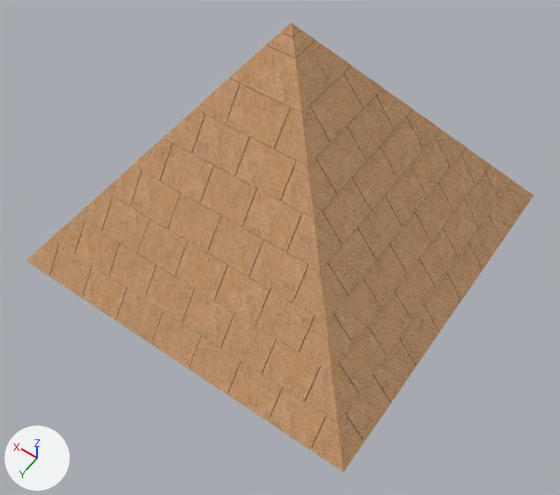
One commit to the Blender file blend-files/Pyramid.blend: the scene before it, then after it.
Before and after are seen from a 50 mm camera at (-8.02, 11.65, 17.14) aimed at (-1.05, 1.88, 1.79). The axes (+X, +Y, +Z) are drawn at lower left. The lights are the same throughout. The picture after the commit comes second.
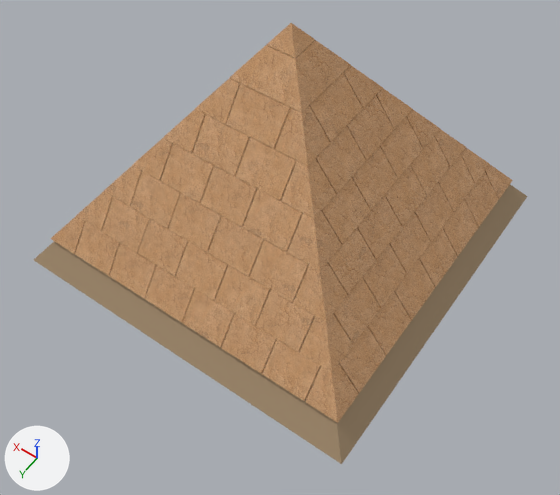
What differs and where, as boxes [x1, y1, x2, y2] in the pictures (560 x 495 px):
'PYR_C01_North_07', hidden (brown): before [268, 388, 327, 450]
'PYR_C01_Corner_04', hidden (brown): before [311, 414, 364, 472]
'PYR_C01_North_06', hidden (brown): before [228, 361, 283, 421]
'PYR_C01_North_05', hidden (brown): before [189, 336, 241, 394]
'PYR_C01_North_04', hidden (brown): before [152, 311, 201, 368]
'PYR_C01_West_01', hidden (brown): before [345, 375, 391, 441]
'PYR_C01_North_03', hidden (brown): before [116, 288, 163, 344]
'PYR_C01_West_02', hidden (brown): before [373, 339, 416, 403]
'PYR_C01_North_02', hidden (brown): before [82, 266, 127, 320]
'PYR_C01_North_01', hidden (brown): before [49, 245, 92, 298]
'PYR_C01_West_03', hidden (brown): before [399, 304, 440, 366]
'PYR_C01_West_04', hidden (brown): before [424, 273, 462, 332]
'PYR_C01_West_05', hidden (brown): before [446, 243, 482, 300]
'PYR_C01_West_06', hidden (brown): before [468, 214, 502, 270]
'PYR_C01_West_07', hidden (brown): before [489, 188, 521, 241]
'PYR_C01_Corner_03', hidden (brown): before [26, 239, 59, 276]
'PYR_C01_Corner_01', hidden (brown): before [508, 181, 534, 214]
'PYR_Joint_Backing', unchanged, uncovered by the edit: after [34, 184, 527, 464]

Diff of the bpy script that builds the scene:
```diff
--- a/blend-files/Pyramid.blend.py
+++ b/blend-files/Pyramid.blend.py
@@ ob_pyr_c01_corner_01 @@
 ob_pyr_c01_corner_01.scale = (1.0, 1.0, 0.981)
+ob_pyr_c01_corner_01.hide_set(True)  # its collection is switched off
@@ ob_pyr_c01_corner_03 @@
 ob_pyr_c01_corner_03.scale = (1.0, 1.0, 0.981)
+ob_pyr_c01_corner_03.hide_set(True)  # its collection is switched off
@@ ob_pyr_c01_corner_04 @@
 ob_pyr_c01_corner_04.scale = (1.0, 1.0, 0.981)
+ob_pyr_c01_corner_04.hide_set(True)  # its collection is switched off
@@ ob_pyr_c01_north_01 @@
 ob_pyr_c01_north_01.scale = (1.0, 1.0, 0.975)
+ob_pyr_c01_north_01.hide_set(True)  # its collection is switched off
@@ ob_pyr_c01_north_02 @@
 ob_pyr_c01_north_02.scale = (1.0, 1.0, 0.976)
+ob_pyr_c01_north_02.hide_set(True)  # its collection is switched off
@@ ob_pyr_c01_north_03 @@
 ob_pyr_c01_north_03.scale = (1.0, 1.0, 0.975)
+ob_pyr_c01_north_03.hide_set(True)  # its collection is switched off
@@ ob_pyr_c01_north_04 @@
 ob_pyr_c01_north_04.scale = (1.01, 1.0, 0.974)
+ob_pyr_c01_north_04.hide_set(True)  # its collection is switched off
@@ ob_pyr_c01_north_05 @@
 ob_pyr_c01_north_05.scale = (1.0, 1.0, 0.975)
+ob_pyr_c01_north_05.hide_set(True)  # its collection is switched off
@@ ob_pyr_c01_north_06 @@
 ob_pyr_c01_north_06.scale = (1.0, 1.0, 0.976)
+ob_pyr_c01_north_06.hide_set(True)  # its collection is switched off
@@ ob_pyr_c01_north_07 @@
 ob_pyr_c01_north_07.scale = (1.0, 1.0, 0.975)
+ob_pyr_c01_north_07.hide_set(True)  # its collection is switched off
@@ ob_pyr_c01_west_01 @@
 ob_pyr_c01_west_01.scale = (1.0, 1.0, 0.976)
+ob_pyr_c01_west_01.hide_set(True)  # its collection is switched off
@@ ob_pyr_c01_west_02 @@
 ob_pyr_c01_west_02.scale = (1.0, 1.0, 0.975)
+ob_pyr_c01_west_02.hide_set(True)  # its collection is switched off
@@ ob_pyr_c01_west_03 @@
 ob_pyr_c01_west_03.scale = (1.01, 1.0, 0.974)
+ob_pyr_c01_west_03.hide_set(True)  # its collection is switched off
@@ ob_pyr_c01_west_04 @@
 ob_pyr_c01_west_04.scale = (1.0, 1.0, 0.975)
+ob_pyr_c01_west_04.hide_set(True)  # its collection is switched off
@@ ob_pyr_c01_west_05 @@
 ob_pyr_c01_west_05.scale = (1.0, 1.0, 0.976)
+ob_pyr_c01_west_05.hide_set(True)  # its collection is switched off
@@ ob_pyr_c01_west_06 @@
 ob_pyr_c01_west_06.scale = (1.0, 1.0, 0.975)
+ob_pyr_c01_west_06.hide_set(True)  # its collection is switched off
@@ ob_pyr_c01_west_07 @@
 ob_pyr_c01_west_07.scale = (1.01, 1.0, 0.974)
+ob_pyr_c01_west_07.hide_set(True)  # its collection is switched off
```
